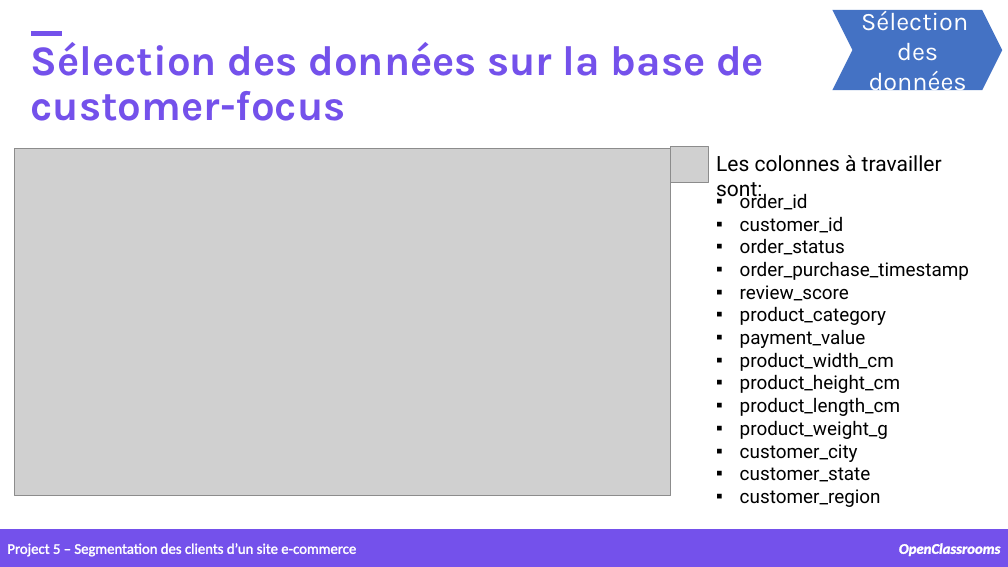
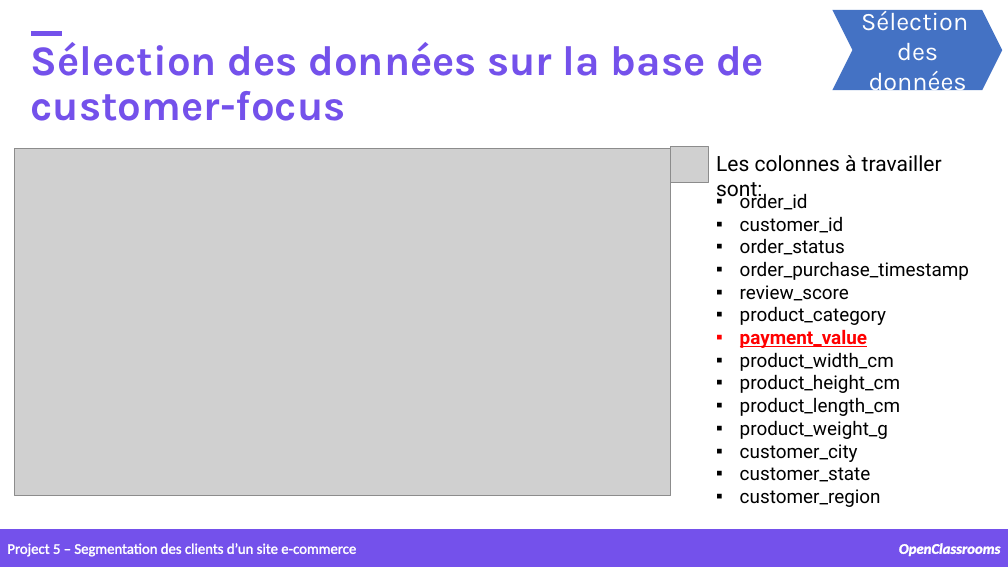
Before and after one commit to samirhinojosa/OC-P5-segment-customers-of-website, a slide deck: slide 11 of supports/P5_presentation_final.pptx. Drawn at 1008x567 pixels with LibreOffice and Linux fonts; fonts in the diff are those of the drawing; grey boxes stand for pictures; background and template pictures are left out. Boxes give left, top, right and bottom in pixels: in the first picture for what was removed or moved away, otherwise in the second. Text is boxed around its words. In the diff, an @@ line names an element or a change of style, - is before the commit and + after.

```diff
--- a/supports/P5_presentation_final.pptx
+++ b/supports/P5_presentation_final.pptx
@@ text at [740,329,867,348]: text colour #000000 to #FF0000, bold on, underline on in "payment_value" @@
```
Also in this commit, not shown: 8 other slides changed.
